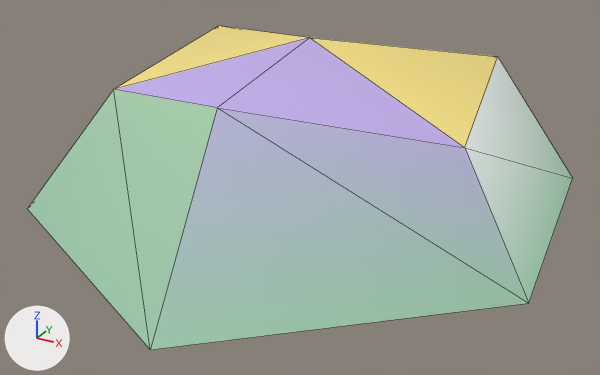
The glTF model world/spring_court/wider/assets/flora/glade/crocus_patch_c_far.glb as it was, and as the next commit left it.
One viewpoint serves both versions: a camera (50 mm lens) standing at (0.33, -0.618, 0.338) and looking at (0.0, -0.017, 0.037). Every picture has the same lights, and +X, +Y and +Z are marked at lower left. The first picture is the older version. Mesh edges are drawn as thin lines. Vertices at exactly the same position are counted once.

Objects in the first picture: 'soft'.
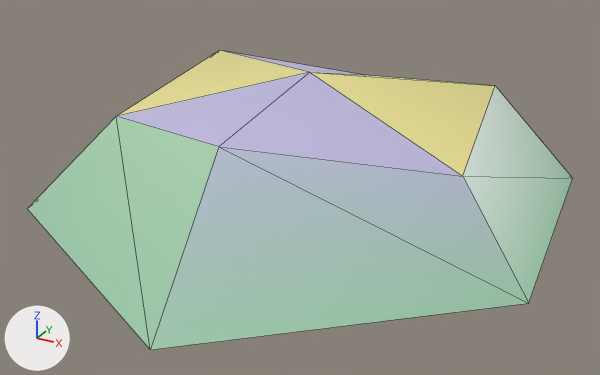
Changed parts and their boxes [x1, y1, x2, y2] in the pictures (600 x 375 px):
'soft', reshaped (7% shorter): before [28, 26, 573, 350]; after [28, 50, 573, 350]

The change, as a list of edits to the scene's bpy script:
```text
Change me_soft:
    used by ob_soft; location = (0.0, 0.0, 0.0)
    remove me_soft.from_pydata(...)  # 13 vertices, 18 faces; spans x -0.258..0.229, y -0.274..0.288, z 0.03..0.17
    add me_soft.from_pydata(...)  # 13 vertices, 18 faces; spans x -0.258..0.229, y -0.274..0.288, z 0.03..0.14
    me_soft part 1
    me_soft.vertices[0].co: (0.0, 0.0, 0.17) -> (0.0, 0.0, 0.14)  # pixel (309, 37) -> pixel (309, 72)
    me_soft.vertices[1].co: (0.02, -0.171, 0.16) -> (0.02, -0.171, 0.132)  # pixel (217, 107) -> pixel (218, 146)
    me_soft.vertices[3].co: (0.165, -0.073, 0.125) -> (0.165, -0.073, 0.103)  # pixel (464, 147) -> pixel (462, 176)
    me_soft.vertices[5].co: (0.137, 0.093, 0.15) -> (0.137, 0.093, 0.123)  # pixel (497, 56) -> pixel (495, 85)
    me_soft.vertices[7].co: (-0.012, 0.139, 0.123) -> (-0.012, 0.139, 0.101)  # not seen -> pixel (363, 74)
    me_soft.vertices[9].co: (-0.154, 0.089, 0.146) -> (-0.154, 0.089, 0.12)  # pixel (218, 25) -> pixel (219, 50)
    me_soft.vertices[11].co: (-0.13, -0.105, 0.133) -> (-0.13, -0.105, 0.11)  # pixel (113, 89) -> pixel (116, 116)
```
